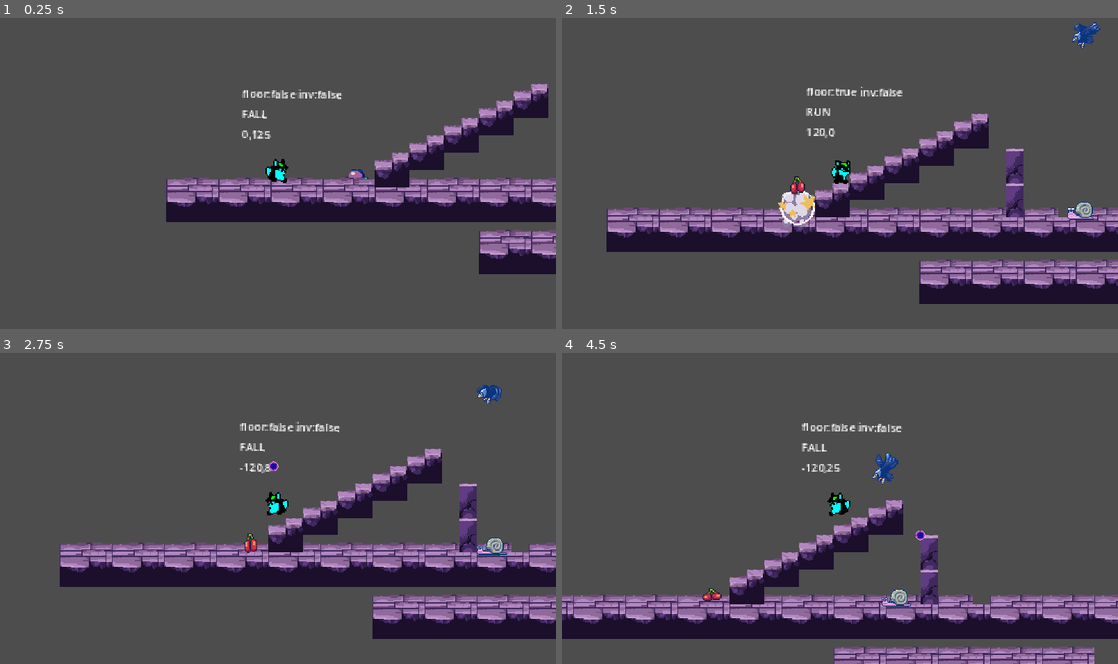
Above: before the commit, frames 1-4 (two rows, left to right).
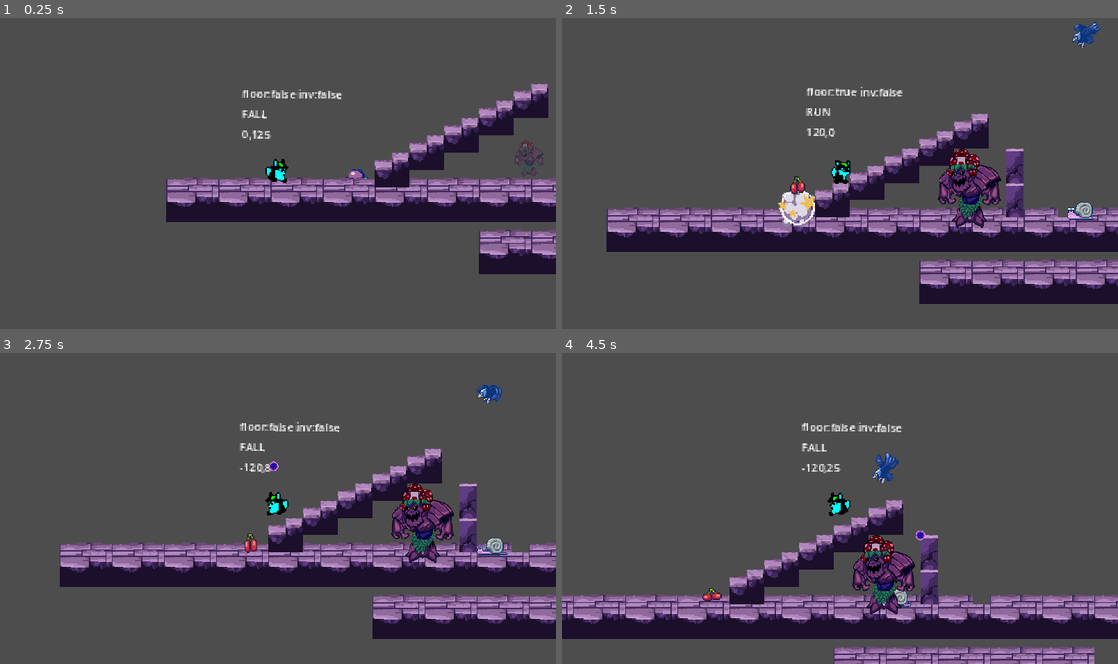
Above: after the commit, the same moments.

Repository: eugencic/PookieGame
Game: Godot game, scene res://level_base/level_base.tscn
Two runs of this game, one before a commit and one after it. Both use one fixed random seed, a clock stepped at 60 frames per second and the inputs below. The project has no main scene, so this scene is started directly.
Inputs (mouse positions are in pixels of both pictures, inside the frame that each line leads up to):
- Up to frame 1 (0.25 s): no input
- Up to frame 2 (1.5 s): move the mouse to (962, 151) at 0.52 s; hold D (right) from 0.53 s (still down); click (962, 151) at 0.6 s; tap Space (jump) at 0.77 s; move the mouse to (728, 182) at 1.27 s; click (728, 182) at 1.35 s
- Up to frame 3 (2.75 s): tap Space (jump) at 1.52 s; move the mouse to (333, 430) at 2.02 s; release D (right) at 2.03 s; hold A (left) from 2.03 s (still down); click (333, 430) at 2.1 s
- Up to frame 4 (4.5 s): move the mouse to (812, 567) at 2.77 s; release A (left) at 2.78 s; hold D (right) 2.78-4.28 s; click (812, 567) at 2.85 s; tap Space (jump) at 3.02, 3.77 s; move the mouse to (1006, 548) at 3.52 s; click (1006, 548) at 3.6 s; move the mouse to (673, 452) at 4.27 s; hold A (left) from 4.28 s (still down); click (673, 452) at 4.35 s

The runs differ from the first frame. In frame 1, 0.2% of the frame differs, in the area x 92-98%, y 39-51%; in frame 2, 1.7%; in frame 3, 1.7%; in frame 4, 1.8%, in the area x 52-64%, y 58-85%.

Commit message:
add boss scene

Diff:
--- /dev/null
+++ b/boss/boss.tscn
@@ -0,0 +1,206 @@
+[gd_scene load_steps=11 format=3 uid="uid://cd56cm2sq27nr"]
+
+[ext_resource type="Texture2D" uid="uid://dlkn56hhespvh" path="res://assets/enemies/boss/boss.png" id="1_0s628"]
+
+[sub_resource type="RectangleShape2D" id="RectangleShape2D_sr6dg"]
+size = Vector2(20, 60)
+
+[sub_resource type="RectangleShape2D" id="RectangleShape2D_pn6ru"]
+size = Vector2(20, 199)
+
+[sub_resource type="Animation" id="Animation_x26sk"]
+resource_name = "arrive"
+length = 0.7
+tracks/0/type = "value"
+tracks/0/imported = false
+tracks/0/enabled = true
+tracks/0/path = NodePath("Visual/Sprite2D:scale")
+tracks/0/interp = 1
+tracks/0/loop_wrap = true
+tracks/0/keys = {
+"times": PackedFloat32Array(0, 0.2, 0.7),
+"transitions": PackedFloat32Array(1, 1, 1),
+"update": 0,
+"values": [Vector2(0.01, 0.01), Vector2(0.2, 0.2), Vector2(0.5, 0.5)]
+}
+tracks/1/type = "value"
+tracks/1/imported = false
+tracks/1/enabled = true
+tracks/1/path = NodePath("Visual/Sprite2D:modulate")
+tracks/1/interp = 1
+tracks/1/loop_wrap = true
+tracks/1/keys = {
+"times": PackedFloat32Array(0, 0.6),
+"transitions": PackedFloat32Array(1, 1),
+"update": 0,
+"values": [Color(1, 1, 1, 0), Color(1, 1, 1, 1)]
+}
+
+[sub_resource type="Animation" id="Animation_v00a3"]
+length = 0.001
+tracks/0/type = "value"
+tracks/0/imported = false
+tracks/0/enabled = true
+tracks/0/path = NodePath("Visual/Sprite2D:scale")
+tracks/0/interp = 1
+tracks/0/loop_wrap = true
+tracks/0/keys = {
+"times": PackedFloat32Array(0),
+"transitions": PackedFloat32Array(1),
+"update": 0,
+"values": [Vector2(0.01, 0.01)]
+}
+tracks/1/type = "value"
+tracks/1/imported = false
+tracks/1/enabled = true
+tracks/1/path = NodePath("Visual/Sprite2D:modulate")
+tracks/1/interp = 1
+tracks/1/loop_wrap = true
+tracks/1/keys = {
+"times": PackedFloat32Array(0),
+"transitions": PackedFloat32Array(1),
+"update": 0,
+"values": [Color(1, 1, 1, 1)]
+}
+tracks/2/type = "value"
+tracks/2/imported = false
+tracks/2/enabled = true
+tracks/2/path = NodePath("Visual:position")
+tracks/2/interp = 1
+tracks/2/loop_wrap = true
+tracks/2/keys = {
+"times": PackedFloat32Array(0),
+"transitions": PackedFloat32Array(1),
+"update": 0,
+"values": [Vector2(0, 0)]
+}
+
+[sub_resource type="Animation" id="Animation_27euy"]
+resource_name = "pulse"
+length = 3.0
+tracks/0/type = "value"
+tracks/0/imported = false
+tracks/0/enabled = true
+tracks/0/path = NodePath("Visual:position")
+tracks/0/interp = 1
+tracks/0/loop_wrap = true
+tracks/0/keys = {
+"times": PackedFloat32Array(0, 0.5, 1, 1.5, 2, 2.5, 3),
+"transitions": PackedFloat32Array(1, 1, 1, 1, 1, 1, 1),
+"update": 0,
+"values": [Vector2(0, 0), Vector2(0, -150), Vector2(0, 0), Vector2(0, -150), Vector2(0, 0), Vector2(0, -150), Vector2(0, 0)]
+}
+
+[sub_resource type="Animation" id="Animation_fboh2"]
+resource_name = "attack"
+length = 2.0
+tracks/0/type = "value"
+tracks/0/imported = false
+tracks/0/enabled = true
+tracks/0/path = NodePath("Visual:position")
+tracks/0/interp = 1
+tracks/0/loop_wrap = true
+tracks/0/keys = {
+"times": PackedFloat32Array(0, 0.5, 1.2, 2),
+"transitions": PackedFloat32Array(1, 1, 1, 1),
+"update": 0,
+"values": [Vector2(0, 0), Vector2(-200, 0), Vector2(0, -150), Vector2(0, 0)]
+}
+
+[sub_resource type="Animation" id="Animation_4fc74"]
+resource_name = "hit"
+length = 1.8
+tracks/0/type = "value"
+tracks/0/imported = false
+tracks/0/enabled = true
+tracks/0/path = NodePath("Visual/Sprite2D:modulate")
+tracks/0/interp = 1
+tracks/0/loop_wrap = true
+tracks/0/keys = {
+"times": PackedFloat32Array(0.1, 0.3, 0.6, 0.9, 1.2, 1.5, 1.8),
+"transitions": PackedFloat32Array(1, 1, 1, 1, 1, 1, 1),
+"update": 0,
+"values": [Color(1, 1, 1, 1), Color(0.709804, 0.0117647, 0.309804, 1), Color(1, 1, 1, 1), Color(0.709804, 0.0117647, 0.309804, 1), Color(1, 1, 1, 1), Color(0.709804, 0.0117647, 0.309804, 1), Color(1, 1, 1, 1)]
+}
+
+[sub_resource type="Animation" id="Animation_77odi"]
+resource_name = "initial_position"
+length = 0.001
+tracks/0/type = "value"
+tracks/0/imported = false
+tracks/0/enabled = true
+tracks/0/path = NodePath("Visual/Sprite2D:scale")
+tracks/0/interp = 1
+tracks/0/loop_wrap = true
+tracks/0/keys = {
+"times": PackedFloat32Array(0),
+"transitions": PackedFloat32Array(1),
+"update": 0,
+"values": [Vector2(0.01, 0.01)]
+}
+tracks/1/type = "value"
+tracks/1/imported = false
+tracks/1/enabled = true
+tracks/1/path = NodePath("Visual/Sprite2D:modulate")
+tracks/1/interp = 1
+tracks/1/loop_wrap = true
+tracks/1/keys = {
+"times": PackedFloat32Array(0),
+"transitions": PackedFloat32Array(1),
+"update": 0,
+"values": [Color(1, 1, 1, 0)]
+}
+tracks/2/type = "value"
+tracks/2/imported = false
+tracks/2/enabled = true
+tracks/2/path = NodePath("Visual:position")
+tracks/2/interp = 1
+tracks/2/loop_wrap = true
+tracks/2/keys = {
+"times": PackedFloat32Array(0),
+"transitions": PackedFloat32Array(1),
+"update": 0,
+"values": [Vector2(0, 0)]
+}
+
+[sub_resource type="AnimationLibrary" id="AnimationLibrary_w215m"]
+_data = {
+"RESET": SubResource("Animation_v00a3"),
+"arrive": SubResource("Animation_x26sk"),
+"attack": SubResource("Animation_fboh2"),
+"hit": SubResource("Animation_4fc74"),
+"initial_position": SubResource("Animation_77odi"),
+"pulse": SubResource("Animation_27euy")
+}
+
+[node name="Boss" type="Node2D"]
+
+[node name="Visual" type="Node2D" parent="."]
+
+[node name="Sprite2D" type="Sprite2D" parent="Visual"]
+position = Vector2(0, -35)
+scale = Vector2(0.01, 0.01)
+texture = ExtResource("1_0s628")
+
+[node name="Area2D" type="Area2D" parent="Visual"]
+collision_layer = 4
+collision_mask = 8
+
+[node name="CollisionShape2D" type="CollisionShape2D" parent="Visual/Area2D"]
+position = Vector2(0, -30)
+shape = SubResource("RectangleShape2D_sr6dg")
+
+[node name="Trigger" type="Area2D" parent="."]
+position = Vector2(-100, 0)
+collision_layer = 0
+collision_mask = 2
+
+[node name="CollisionShape2D" type="CollisionShape2D" parent="Trigger"]
+position = Vector2(0, -100)
+shape = SubResource("RectangleShape2D_pn6ru")
+
+[node name="AnimationPlayer" type="AnimationPlayer" parent="."]
+libraries = {
+"": SubResource("AnimationLibrary_w215m")
+}
+autoplay = "arrive"
--- a/level_base/level_base.tscn
+++ b/level_base/level_base.tscn
@@ -9,6 +9,7 @@
 [ext_resource type="PackedScene" uid="uid://bfrut6uvfw7rj" path="res://enemies/snail/snail.tscn" id="6_ecb36"]
 [ext_resource type="PackedScene" uid="uid://b8uohr4s8k63c" path="res://enemies/eagle/eagle.tscn" id="8_c35sb"]
 [ext_resource type="PackedScene" uid="uid://bf123tyld22sd" path="res://enemies/frog/frog.tscn" id="8_r631y"]
+[ext_resource type="PackedScene" uid="uid://cd56cm2sq27nr" path="res://boss/boss.tscn" id="10_1nbjh"]
 
 [sub_resource type="TileSetAtlasSource" id="TileSetAtlasSource_s2vlm"]
 texture = ExtResource("1_rsl5b")
@@ -1043,3 +1044,6 @@
 
 [node name="Snail" parent="." instance=ExtResource("6_ecb36")]
 position = Vector2(445, 47)
+
+[node name="Boss" parent="." instance=ExtResource("10_1nbjh")]
+position = Vector2(315, 179)
Binary file changed: assets/enemies/boss/boss.png
Not shown: 1 places in level_base/level_base.tscn that only renumber resources
